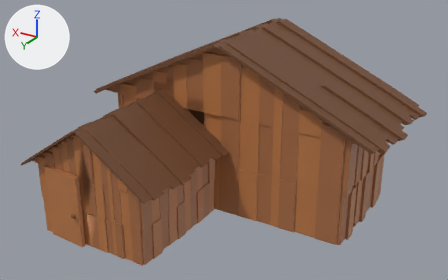
The FBX model Assets/PROJETO/Assets/Guilherme M_/big house.fbx: old version first, new version second.
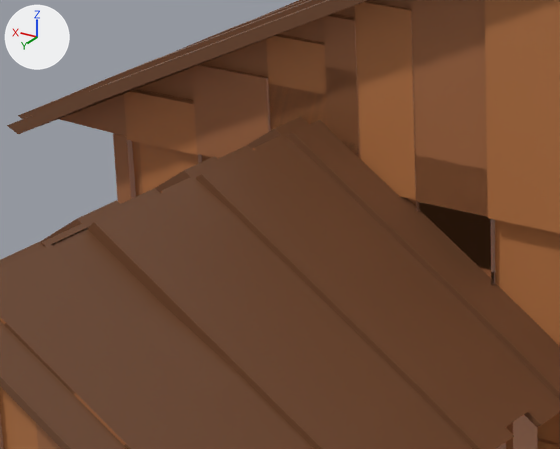
Each version appears first whole from a 50 mm lens placed at (-37.3, 69.4, 40.4), pointed at (-0.5, 8.0, 9.7), and next in a close-up on the part from 20% to 49% of the width and 22% to 59% of the height. Every picture has the same lights, and +X, +Y and +Z are marked at upper left. The older version's two pictures come first.
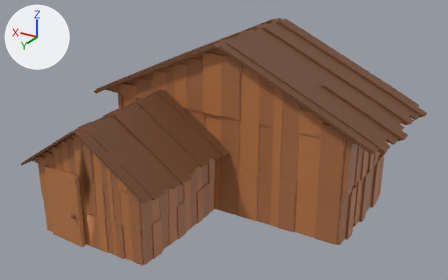
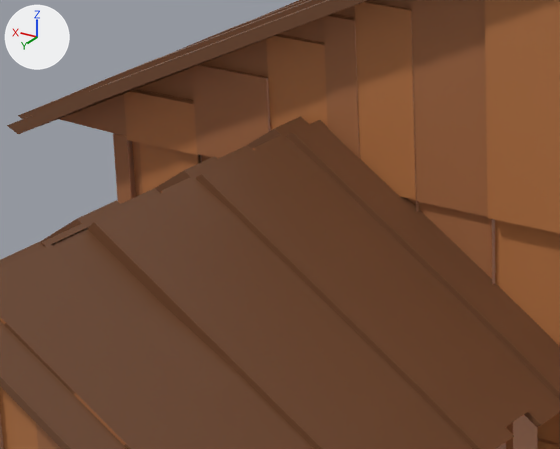
What changed in the scene script:
```text
Change mat_material_002:
    mat_material_002.base_color: (0.498, 0.191, 0.0642) -> (0.17, 0.0692, 0.0294)  # orange #bb7948 -> brown #734a30
Add mat_material_003:
    mat_material_003 = principled_material('Material.003')
    mat_material_003.base_color = (0.498, 0.191, 0.0642)  # orange #bb7948
Change me_cube_001:
    used by ob_cube_001; location = (0.0, 0.0, 6.78); scale = (-16.1, -7.51, -7.51)
    remove me_cube_001.from_pydata(...)  # 3671 vertices, 3390 faces; spans x -1.33..1.33, y -3.24..1.16, z -2.03..1.01
    add me_cube_001.from_pydata(...)  # 3671 vertices, 3398 faces; spans x -1.33..1.33, y -3.24..1.16, z -2.03..1.01
    me_cube_001 part 1: 1 vertex moved within x -0.65, y -1.02, z -0.98; 12 vertices removed from x -0.65..-0.16, y -1.03..-1.02, z -1.28..-0.98
    other edits to the shape of me_cube_001 do not show in these pictures
    remove me_cube_001.materials.append(mat_material)  # brown #734a30
    add me_cube_001.materials.append(mat_material_003)  # orange #bb7948
```

Where the change shows, as pixel boxes [x1, y1, x2, y2] in the close-ups (560 x 449 px):
'Cube.001', recoloured
    both: [126, 66, 502, 288]
part 1 of me_cube_001, reshaped
    before: [268, 66, 488, 217]
